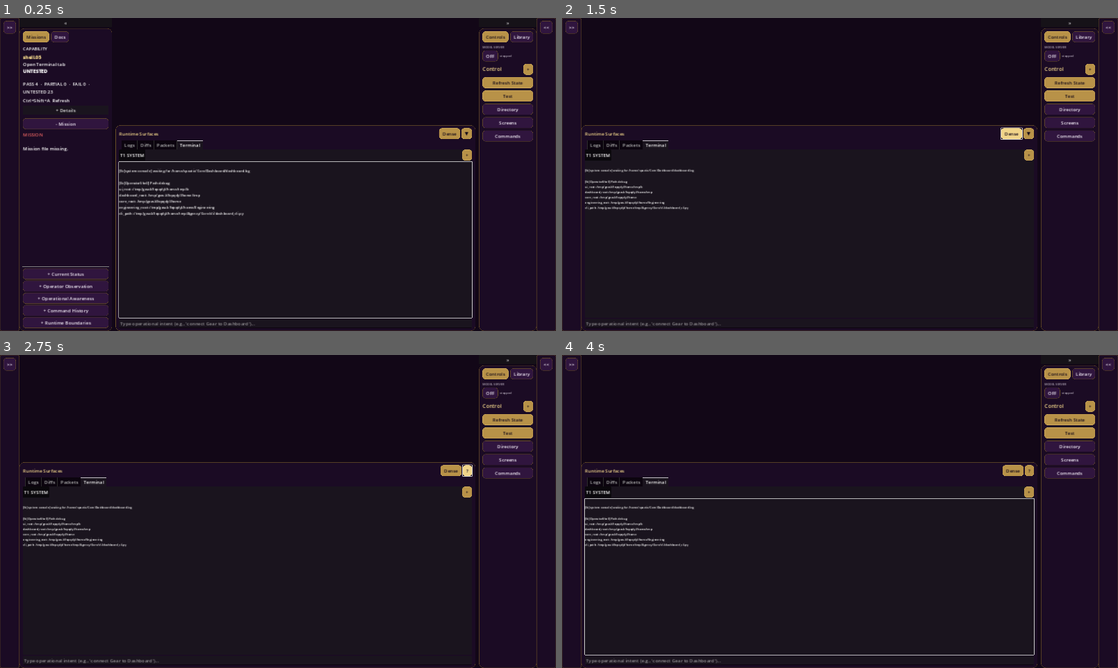
Above: before the commit, frames 1-4 (two rows, left to right).
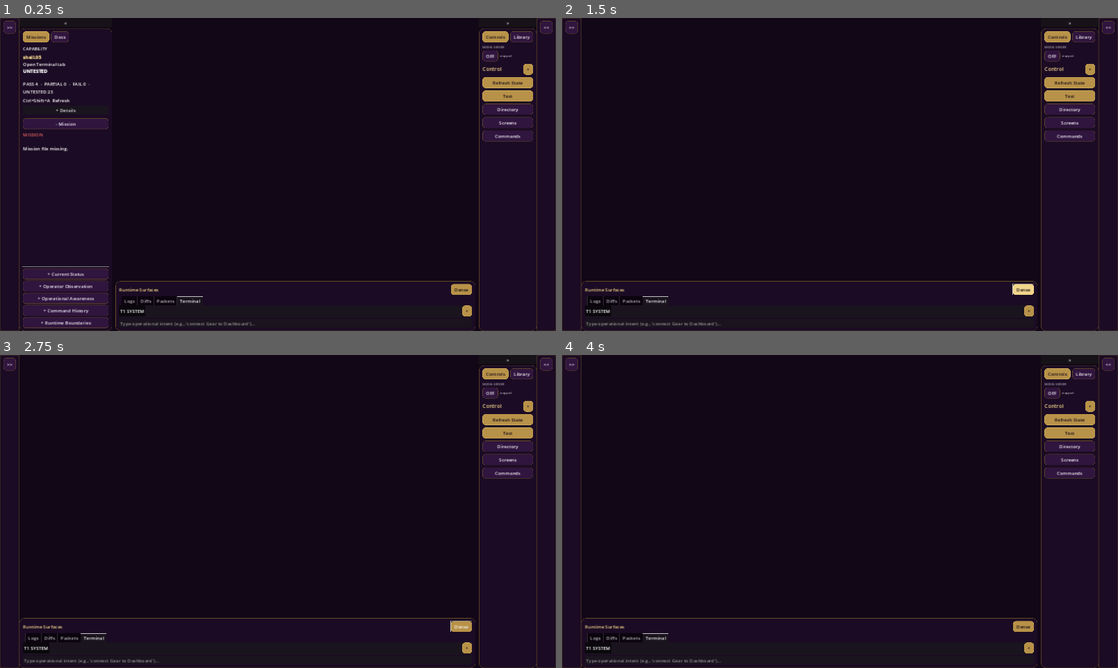
Above: after the commit, the same moments.

Repository: Precision-Tower/Spaceship
Game: Godot game, scene res://scenes/Main.tscn
Two runs of this game, one before a commit and one after it. Both use one fixed random seed, a clock stepped at 60 frames per second and the inputs below.
Inputs (mouse positions are in pixels of both pictures, inside the frame that each line leads up to):
- Up to frame 1 (0.25 s): no input
- Up to frame 2 (1.5 s): click ">>" at 0.5 s; click "Dense" at 1.25 s
- Up to frame 3 (2.75 s): click (467, 470) at 2 s, where only the run before the commit has a clickable "▼"
- Up to frame 4 (4 s): click (1029, 470) at 2.75 s, where only the run before the commit has a clickable "?"; click "T1 SYSTEM" at 3.5 s

The runs differ from the first frame. In frame 1, 2.5% of the frame differs, in the area x 20-86%, y 34-96%; in frame 2, 1.9%; in frame 3, 1.9%; in frame 4, 2.4%.

Commit message:
terminal: pass for empty else, zero min sizes

Diff:
--- a/UI/OperatorShell/Main.gd
+++ b/UI/OperatorShell/Main.gd
@@ -166,6 +166,15 @@
 	"next_required_action": "Refresh State"
 }
 
+func _on_main_v_dragged(offset: int) -> void:
+	if main_v_split == null or bottom_shell == null:
+		return
+	var total_h: int = int(main_v_split.size.y)
+	var bottom_h: int = total_h - offset
+	if bottom_h < 50:
+		main_v_split.split_offset = total_h
+		terminal_collapsed = true
+
 func _toggle_terminal_dock() -> void:
 	if mobile_mode:
 		terminal_collapsed = false
@@ -388,6 +397,7 @@
 	main_v_split.size_flags_horizontal = Control.SIZE_EXPAND_FILL
 	main_v_split.size_flags_vertical = Control.SIZE_EXPAND_FILL
 	center_vbox.add_child(main_v_split)
+	main_v_split.dragged.connect(_on_main_v_dragged)
 
 	var workspace_host := HBoxContainer.new()
 	workspace_host.size_flags_horizontal = Control.SIZE_EXPAND_FILL
@@ -1223,10 +1233,11 @@
 		if mobile_mode:
 			bottom_shell.custom_minimum_size = Vector2.ZERO
 		else:
-			bottom_shell.custom_minimum_size = Vector2(
-				0,
-				config.bottom_height_expanded if bottom_expanded else config.bottom_height_collapsed
-			)
+			pass
+
+
+
+
 
 		if bottom_dock:
 			bottom_dock.apply_terminal_density(config.terminal_density)
@@ -1234,7 +1245,7 @@
 func _bottom() -> Control:
 	bottom_dock = BottomDock.new(self)
 	bottom_shell = bottom_dock.build()
-	bottom_shell.custom_minimum_size = Vector2(0, 0)
+
 	bottom_shell.clip_contents = true
 	bottom_tabs = bottom_dock.bottom_tabs
 	return bottom_shell
@@ -1475,7 +1486,7 @@
 
 func _toggle_bottom() -> void:
 	bottom_expanded = !bottom_expanded
-	bottom_shell.custom_minimum_size = Vector2(0, 710 if bottom_expanded else 245)
+
 
 func _panel(panel: PanelContainer, fill: Color, border: Color, width: int, radius: int) -> void:
 	var s := StyleBoxFlat.new()
--- a/UI/OperatorShell/layout/BottomDock.gd
+++ b/UI/OperatorShell/layout/BottomDock.gd
@@ -19,9 +19,13 @@
 
 	var box := VBoxContainer.new()
 	bottom_shell.add_child(box)
+	box.custom_minimum_size = Vector2(0, 0)
+	box.clip_contents = true
 
 	var row := HBoxContainer.new()
 	box.add_child(row)
+	row.custom_minimum_size = Vector2(0, 0)
+	row.clip_contents = true
 
 	var title := Label.new()
 	title.text = "Runtime Surfaces"
@@ -38,16 +42,11 @@
 	host._connect_observed_button(density, "Cycle Density", host._cycle_terminal_density)
 	row.add_child(density)
 
-	var toggle := Button.new()
-	toggle.text = "▼"
-	host._button(toggle, true)
-	host._connect_observed_button(toggle, "Toggle Terminal Dock", host._toggle_terminal_dock)
-	row.add_child(toggle)
-
-	host.terminal_density_button = density
-	host.terminal_toggle_button = toggle
+	host.terminal_toggle_button = null
 
 	bottom_tabs = TabContainer.new()
+	bottom_tabs.custom_minimum_size = Vector2(0, 0)
+	bottom_tabs.clip_contents = true
 	bottom_tabs.size_flags_vertical = Control.SIZE_EXPAND_FILL
 	box.add_child(bottom_tabs)
 
